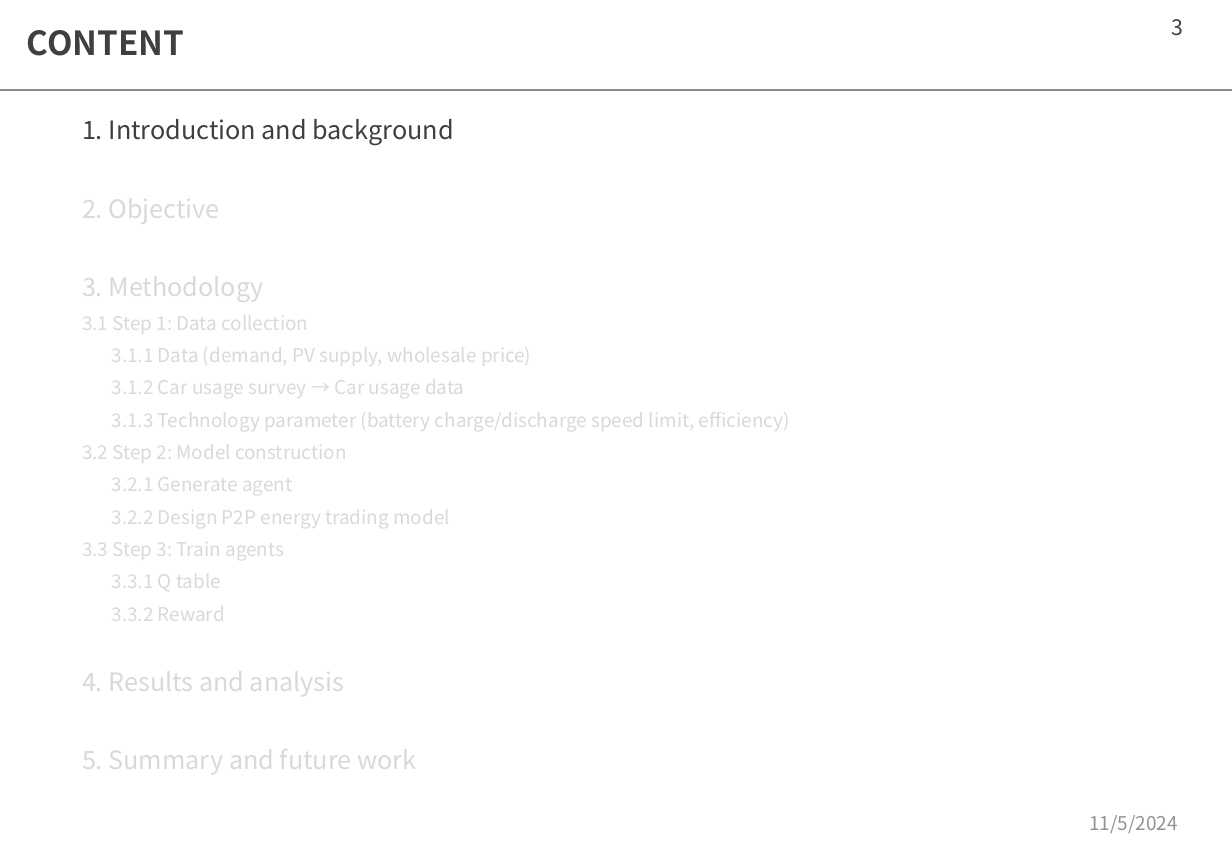
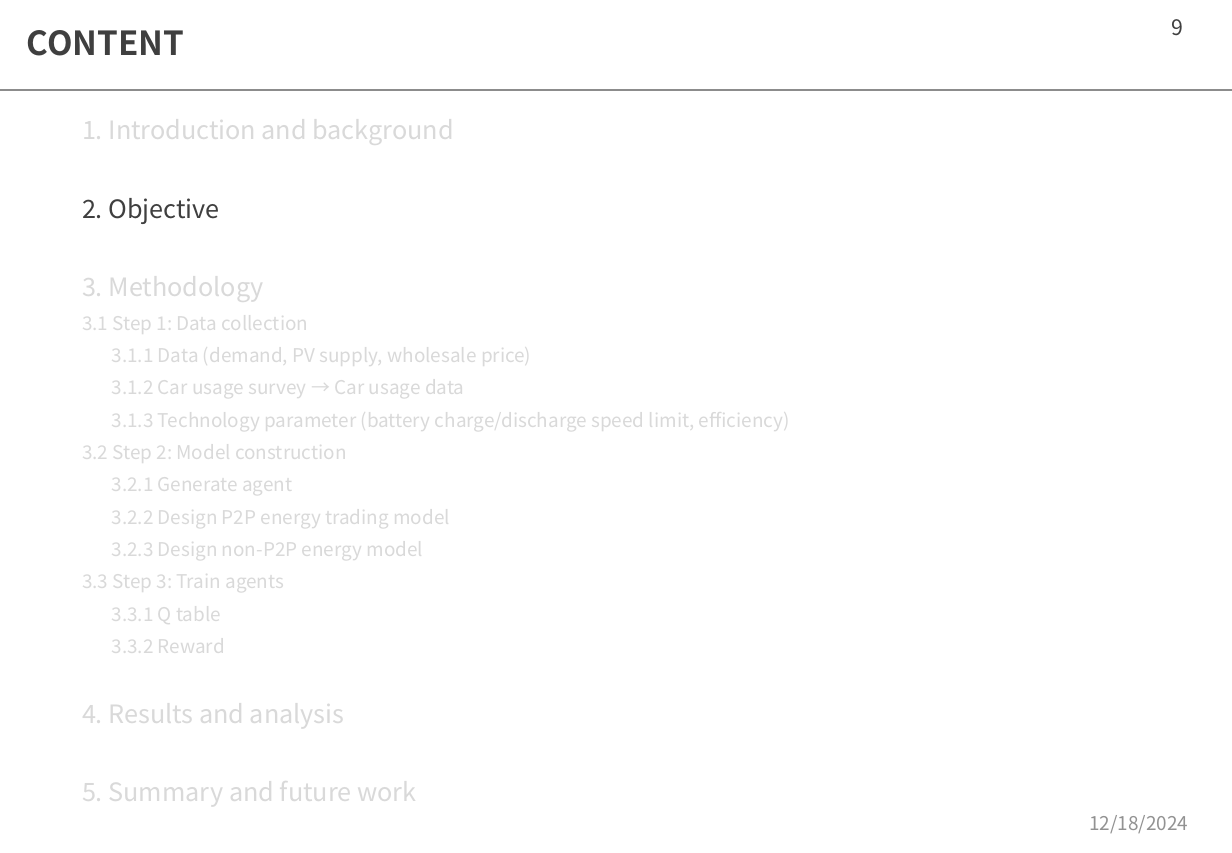
Before and after one commit to moooyu1121/master_thesis_model, a slide deck: slide 9 of memo.pptx (slide 3 before the commit). Drawn at 1232x853 pixels with LibreOffice and Linux fonts; fonts in the diff are those of the drawing. Boxes give left, top, right and bottom in pixels: in the first picture for what was removed or moved away, otherwise in the second. Text is boxed around its words. In the diff, an @@ line names an element or a change of style, - is before the commit and + after.

```diff
--- a/memo.pptx
+++ b/memo.pptx
@@ page number at (1172, 19, 1184, 36): text changed @@
-3
+9
@@ text at (82, 111, 454, 224): text colour #3F3F3F to #D9D9D9 in "1. Introduction and background"; text colour #D9D9D9 to #3F3F3F in "2. Objective" @@
@@ text at (112, 535, 424, 562): paragraph added @@
+3.2.3 Design non-P2P energy model
@@ text at (1089, 815, 1188, 833): text changed @@
-11/5/2024
+12/18/2024
```
Also in this commit, not shown: 42 other slides changed, 18 slides added, 8 slides removed.
